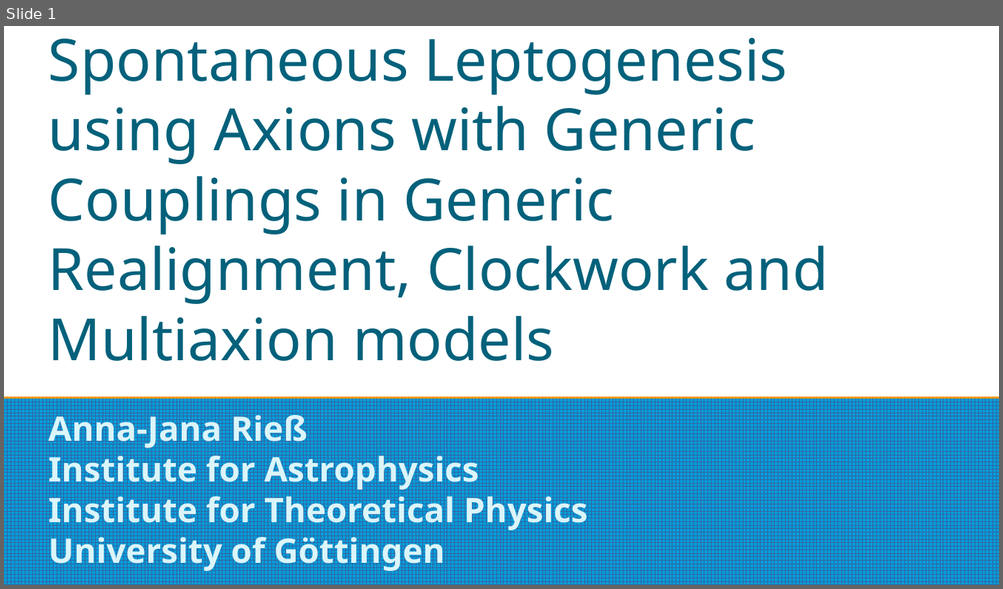
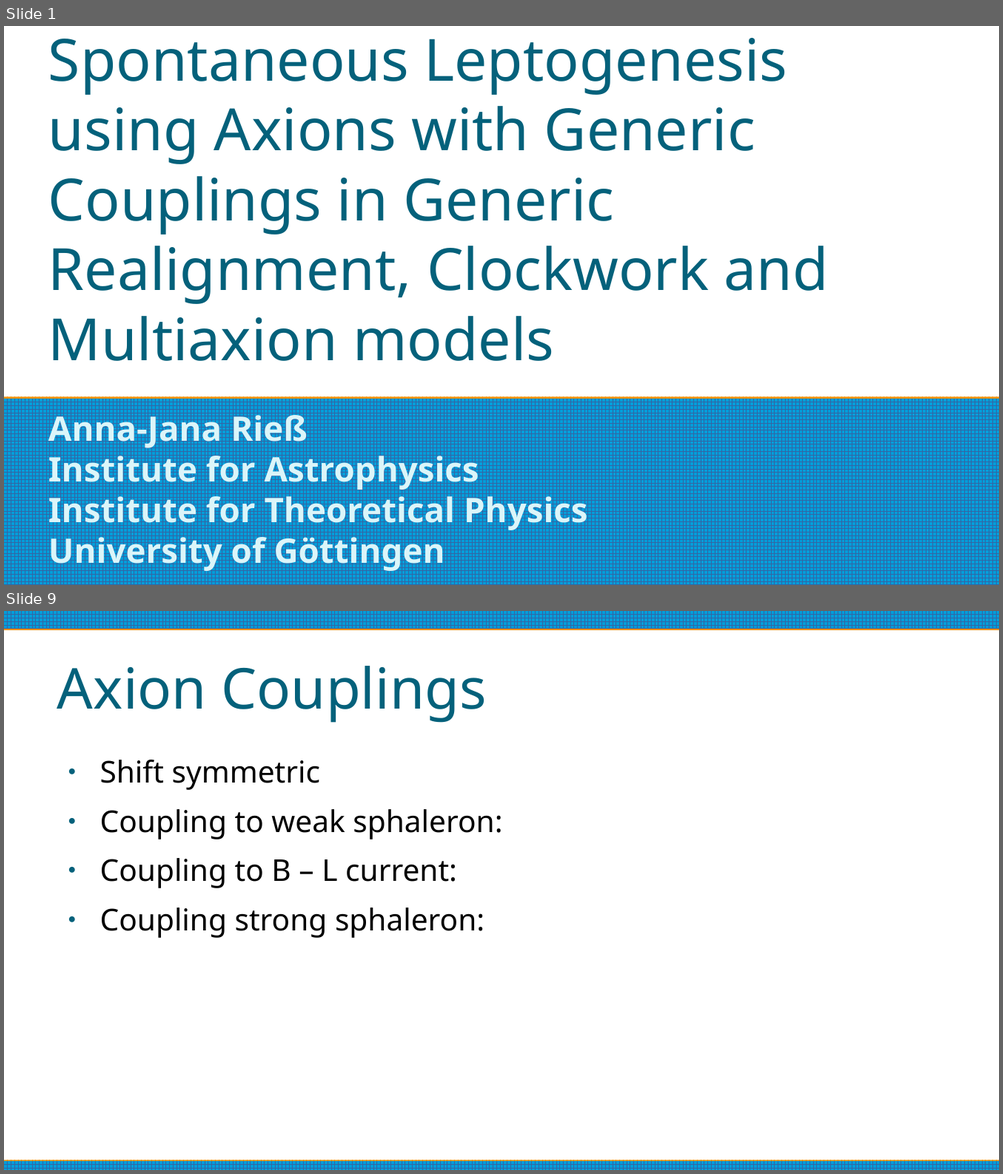
Before and after one commit to anna-jana/masters-project, a slide deck: reports/thesis-talk/presentation.odp. Shown one above the other, each under a label of ours: slide 1 before the commit, slides 1 and 9 after it; the slides between them are not shown. The pictures are 1003x589 and 1003x1174 pixels, drawn with LibreOffice and Linux fonts; fonts in the diff are those of the drawing. Boxes give left, top, right and bottom in pixels: in the first picture for what was removed or moved away, otherwise in the second. Text is boxed around its words. In the diff, an @@ line names an element or a change of style, - is before the commit and + after.

```diff
--- a/reports/thesis-talk/presentation.odp
+++ b/reports/thesis-talk/presentation.odp
@@ slide 9 added at (x1=4, y1=611, x2=999, y2=1170), background #FFFFFF @@
@@ rectangle added at (x1=4, y1=611, x2=999, y2=629), fill pattern #3465A4 on #009EDA @@
@@ title added at (x1=57, y1=666, x2=486, y2=723), 45 pt, text #04617B @@
+Axion Couplings
@@ text added at (x1=100, y1=760, x2=502, y2=938), 24 pt, text #000000 @@
+● Shift symmetric
+● Coupling to weak sphaleron:
+● Coupling to B – L current:
+● Coupling strong sphaleron:
@@ rectangle added at (x1=4, y1=1162, x2=999, y2=1170), fill pattern #3465A4 on #009EDA @@
```
Also in this commit, not shown: 1 slide changed, 27 other slides added, 1 slide removed.
